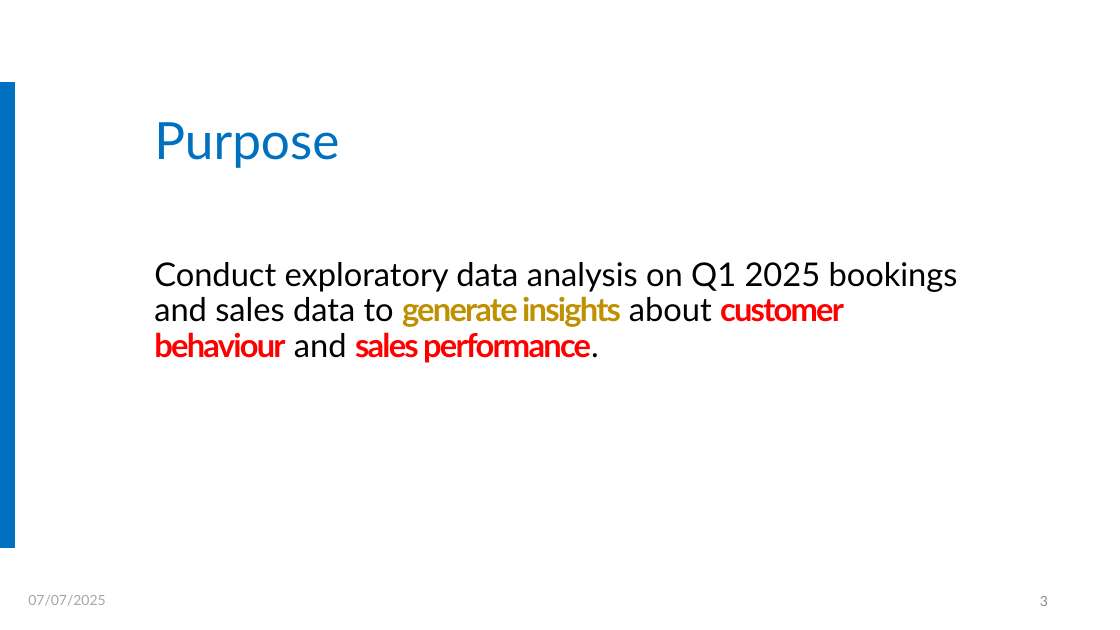
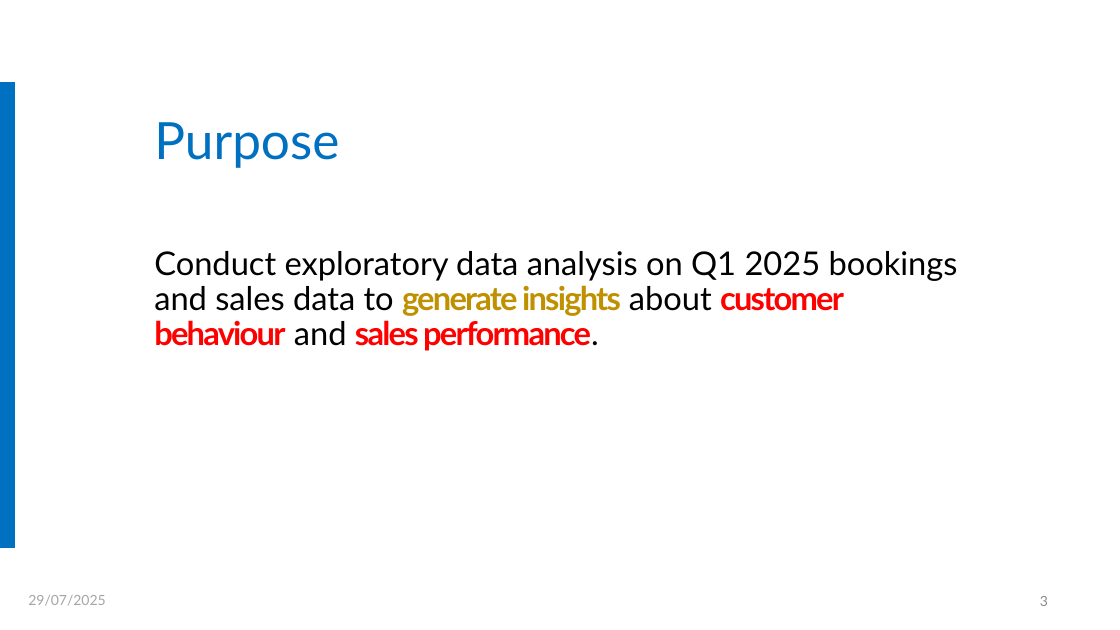
Before and after one commit to MRuhan-Ahmed/fabric-notebook-project, a slide deck: slide 3 of Q1-Trend-analysis.pptx. Drawn at 1120x630 pixels with LibreOffice and Linux fonts; fonts in the diff are those of the drawing; background and template pictures are left out. Boxes give left, top, right and bottom in pixels: in the first picture for what was removed or moved away, otherwise in the second. Text is boxed around its words. In the diff, an @@ line names an element or a change of style, - is before the commit and + after.

Commit message:
Update Q1 Trend Analysis presentation
Revised Q1-Trend-analysis.pptx with updated content or formatting. Review changes in the presentation for details.

```diff
--- a/Q1-Trend-analysis.pptx
+++ b/Q1-Trend-analysis.pptx
@@ text "Conduct exploratory data analysis on ...": place and size @@
-text "Conduct exploratory data analysis on ..." at <box>154,262,958,363</box>
+text "Conduct exploratory data analysis on ..." at <box>154,251,958,351</box>
@@ text at <box>28,595,105,606</box>: text changed @@
-07/07/2025
+29/07/2025
```
Also in this commit, not shown: 31 other slides changed.
